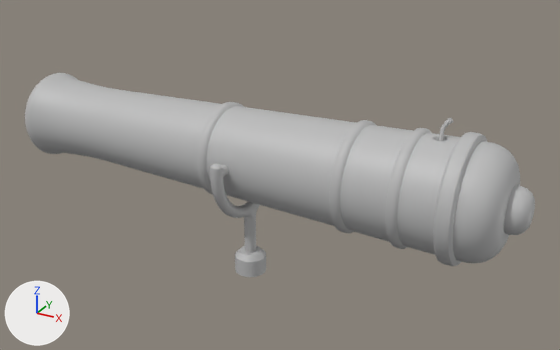
One commit to the FBX model Assets/3D/FBX/Cannon.fbx: the scene before it, then after it.
One viewpoint serves both versions: a 50 mm lens placed at (0.714, -1.175, 0.558), pointed at (0.052, 0.028, -0.043). The axes (+X, +Y, +Z) are drawn at lower left. The lights are the same throughout. Where no turn or scale is listed for an object, it has been applied to the vertices.

The first picture shows 'Cannon', 'CannonMount'.
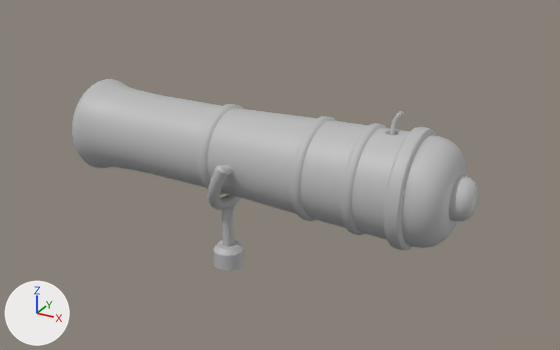
Patch to the scene script:
```diff
--- a/Assets/3D/FBX/Cannon.fbx.py
+++ b/Assets/3D/FBX/Cannon.fbx.py
@@ me_mesh @@
 # used by ob_cannonmount; location = (0.0, 0.0, -0.116)
-me_mesh.from_pydata(...)  # 523 vertices, 507 faces; spans x -0.031..0.031, y -0.125..0.125, z -0.137..0.137
+me_mesh.from_pydata(...)  # 555 vertices, 539 faces; spans x -0.084..0.022, y -0.125..0.125, z -0.137..0.137
+# me_mesh part 1: the loose piece of 24 vertices spanning x -0.01..0.01, y -0.115..-0.055, z 0.106..0.126 is turned 24.4 degrees about the y axis through its middle, then moved by (0.006, 0.0, 0.0)
+# me_mesh part 2: the loose piece of 475 vertices spanning x -0.031..0.031, y -0.125..0.125, z -0.137..0.137 is rebuilt with 507 vertices and now spans x -0.084..0.022, y -0.125..0.125, z -0.137..0.137
 me_mesh.materials.append(mat_lambert1)
@@ me_mesh_002 @@
 # used by ob_cannon; location = (0.0, 0.0, 0.0)
-me_mesh_002.from_pydata(...)  # 1706 vertices, 1756 faces; spans x -0.5..0.53, y -0.113..0.113, z -0.113..0.113
+me_mesh_002.from_pydata(...)  # 1706 vertices, 1756 faces; spans x -0.366..0.438, y -0.107..0.107, z -0.107..0.107
+# me_mesh_002 part 3: 1706 of 1706 vertices moved; they spanned x -0.5..0.53, y -0.113..0.113, z -0.113..0.113 and now span x -0.366..0.438, y -0.107..0.107, z -0.107..0.107; mean shift (-0.022, 0.0, 0.0); largest move (-0.32, 0.013, 0.075) -> (-0.175, 0.014, 0.079)
 me_mesh_002.materials.append(mat_lambert1)
```

Location of each change, [x1, y1, x2, y2] in pixels of the pictures (560 x 350 px; the box of a moved part takes in the faces that stretch with it):
'Cannon', reshaped (20% narrower, 11% shorter)
    before: [25, 73, 535, 266]
    after: [72, 79, 479, 250]
'CannonMount', reshaped
    before: [210, 164, 266, 277]
    after: [208, 165, 244, 271]
part 1 of me_mesh, moved or reshaped
    before: [221, 165, 229, 177]
    after: [225, 165, 232, 178]
part 2 of me_mesh, rebuilt
    before: [210, 164, 266, 277]
    after: [208, 165, 244, 271]
